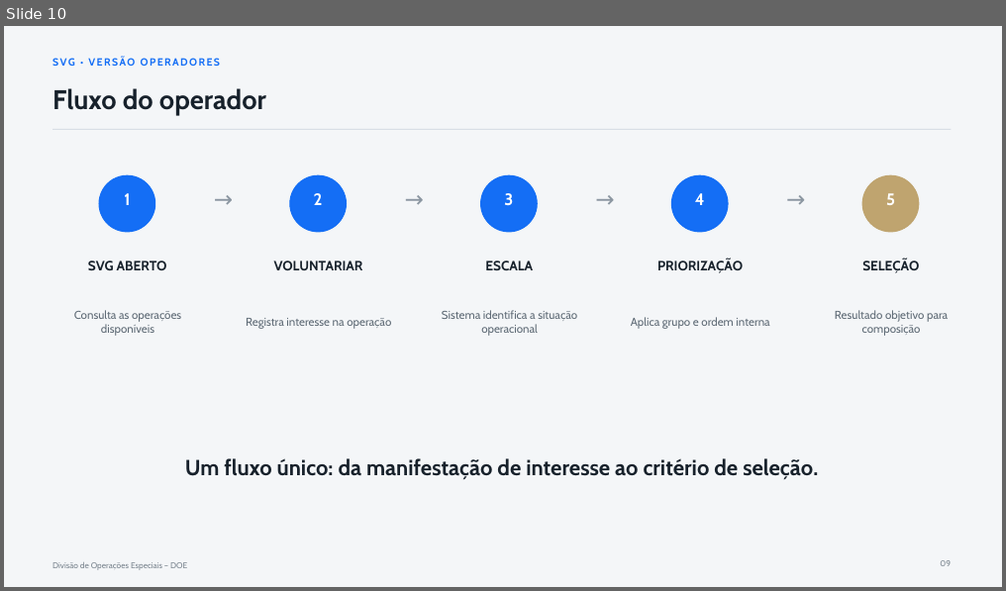
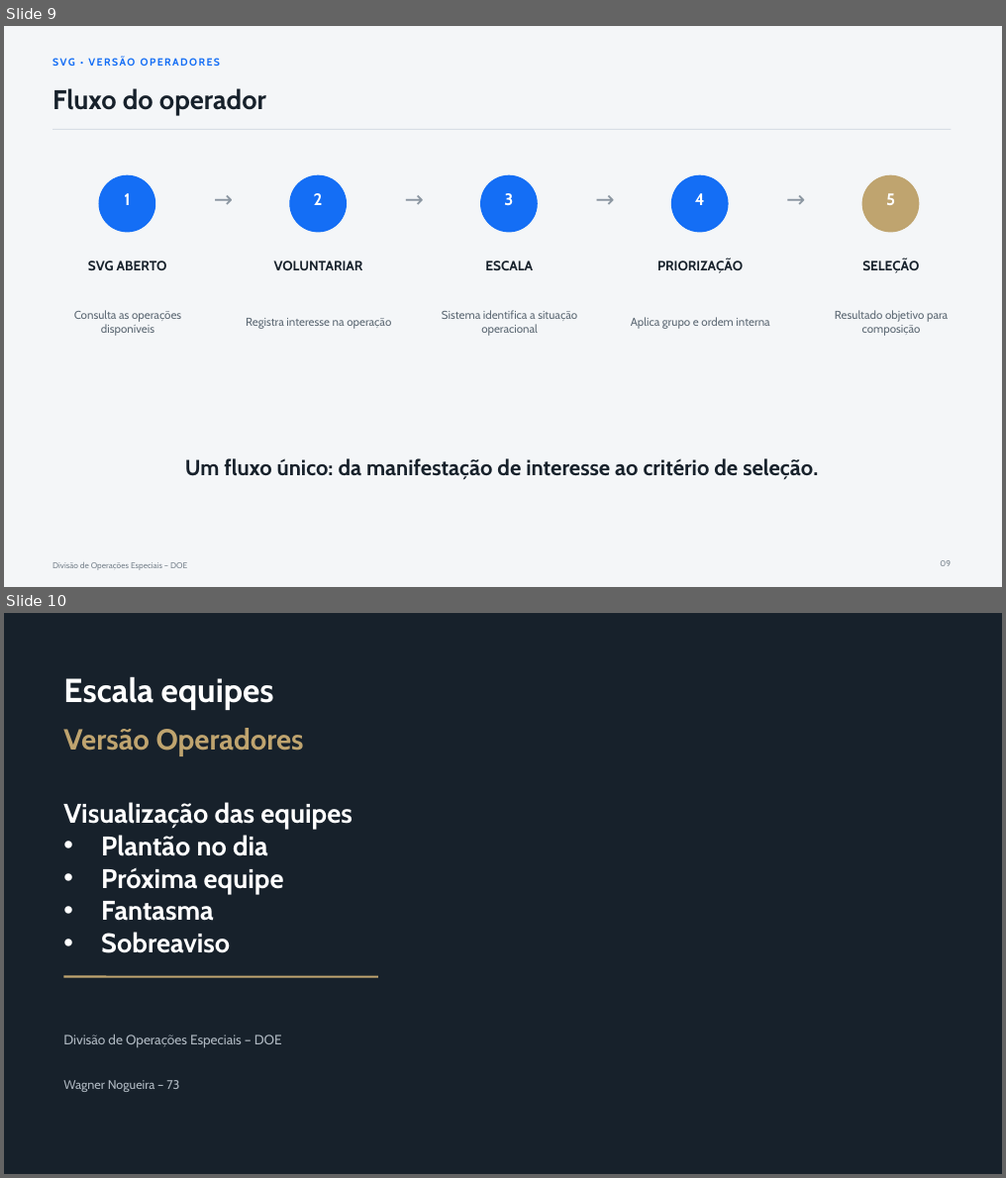
Before and after one commit to nogueirawagner/SVG, a slide deck: Documentacao/Apresentação Módulo Operadores.pptx. Shown one above the other, each under a label of ours: slide 10 before the commit, slides 9 and 10 after it. The pictures are 1006x591 and 1006x1178 pixels, drawn with LibreOffice and Linux fonts; fonts in the diff are those of the drawing. Boxes give left, top, right and bottom in pixels: in the first picture for what was removed or moved away, otherwise in the second. Text is boxed around its words. In the diff, an @@ line names an element or a change of style, - is before the commit and + after.

```diff
--- a/Documentacao/Apresentação Módulo Operadores.pptx
+++ b/Documentacao/Apresentação Módulo Operadores.pptx
@@ slide 10 added at (4,613,1002,1174), background #17212B @@
@@ text added at (63,676,274,710), 32 pt, text #FFFFFF, bold @@
+Escala equipes
@@ text added at (63,728,304,757), 28 pt, text #BFA46F, bold @@
+Versão Operadores
@@ text added at (63,802,352,954), 26 pt, text #FFFFFF, bold @@
+Visualização das equipes
+• Plantão no dia
+• Próxima equipe
+• Fantasma
+• Sobreaviso
@@ line added from (63, 977) to (378, 977), #BFA46F 2 pt @@
@@ text added at (63,1035,282,1049), 13 pt, text #AEB7C0 @@
+Divisão de Operações Especiais – DOE
@@ text added at (63,1080,179,1092), 12 pt, text #AEB7C0 @@
+Wagner Nogueira – 73
@@ what was slide 10 is now slide 9 @@
```
Also in this commit, not shown: 6 slides changed, 4 other slides added, 2 slides removed, 2 other files.
